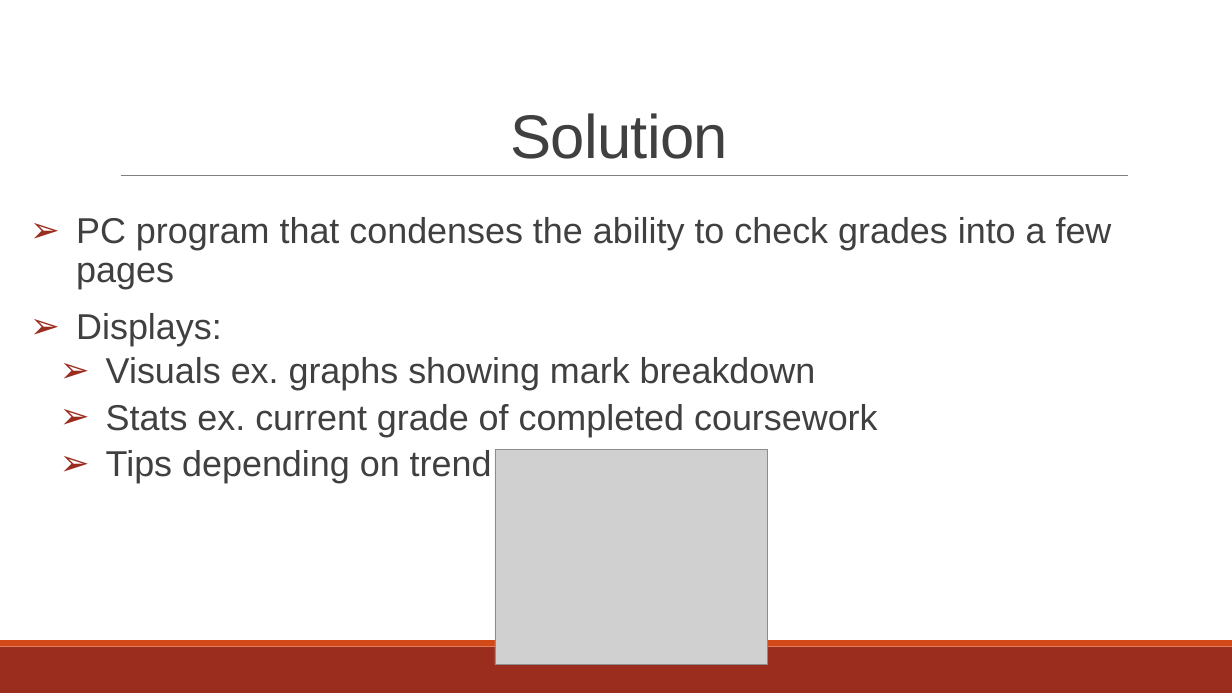
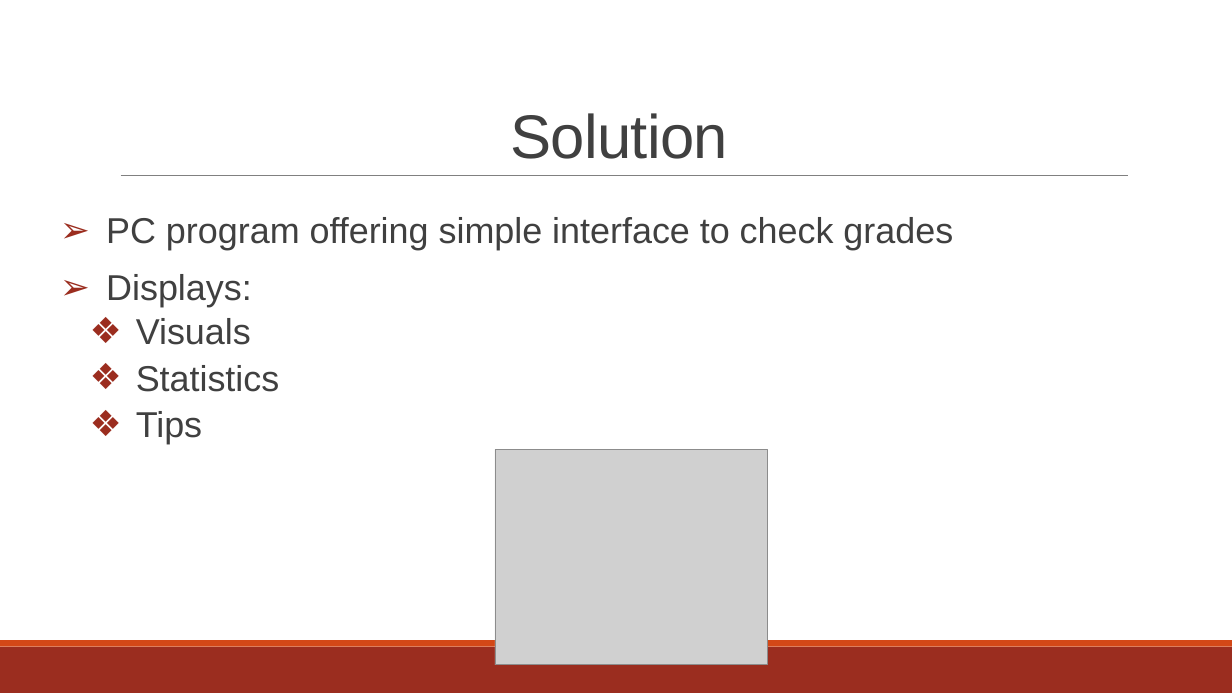
Before and after one commit to alexmoica/starterhack, a slide deck: slide 3 of PitchPresentation.pptx. Drawn at 1232x693 pixels with LibreOffice and Linux fonts; fonts in the diff are those of the drawing; grey boxes stand for pictures. Boxes give left, top, right and bottom in pixels: in the first picture for what was removed or moved away, otherwise in the second. Text is boxed around its words. In the diff, an @@ line names an element or a change of style, - is before the commit and + after.

```diff
--- a/PitchPresentation.pptx
+++ b/PitchPresentation.pptx
@@ text "PC program offering simple interface ...": place and size @@
-text "PC program offering simple interface ..." at (76,217,1112,483)
+text "PC program offering simple interface ..." at (106,217,953,444)
@@ text at (106,217,953,250): text changed @@
-➢ PC program that condenses the ability to check grades into a few pages
+➢ PC program offering simple interface to check grades
@@ text at (136,318,280,444): text changed @@
-  ➢ Visuals ex. graphs showing mark breakdown
-  ➢ Stats ex. current grade of completed coursework
-  ➢ Tips depending on trend of grades
+  ❖ Visuals
+  ❖ Statistics
+  ❖ Tips
```
Also in this commit, not shown: 2 other slides changed, 1 slide added, 1 slide removed.
